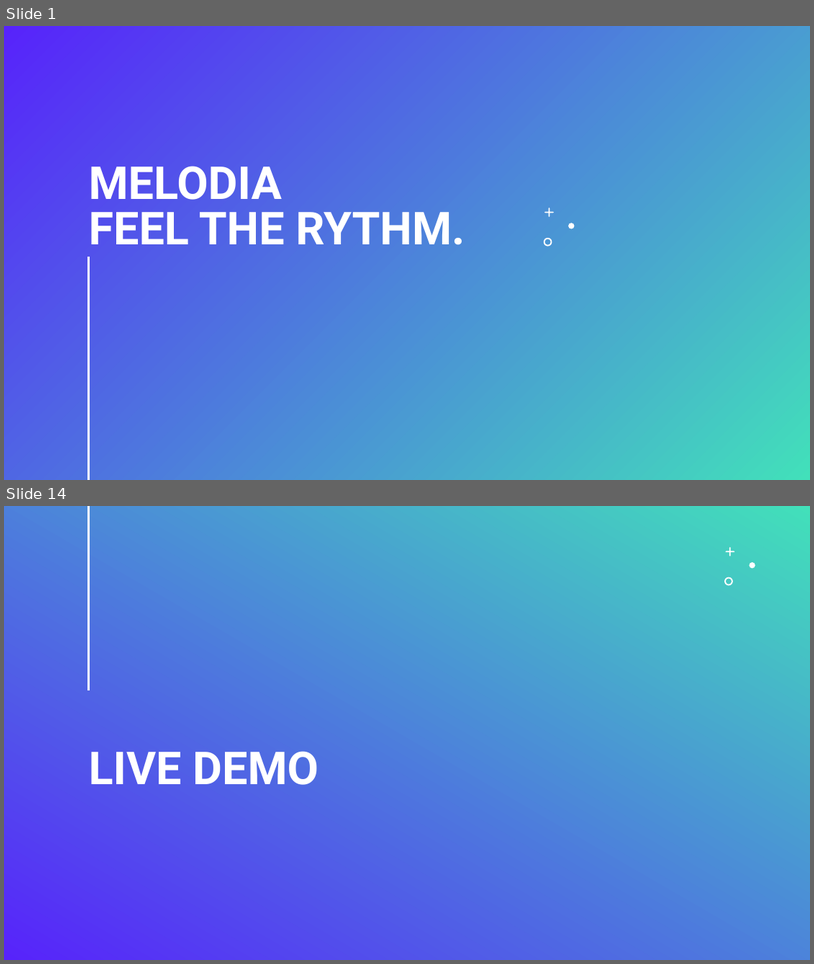
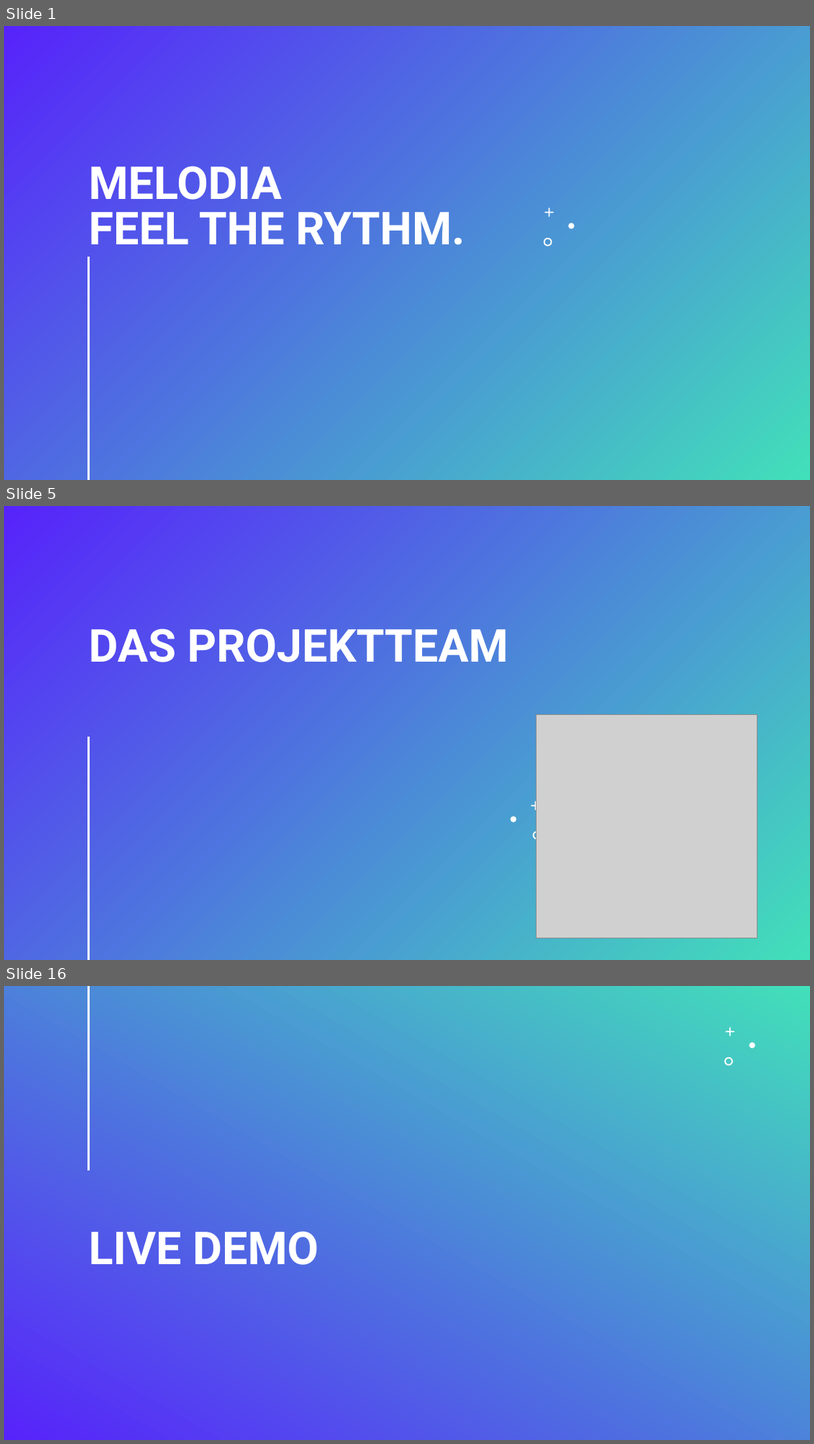
Before and after one commit to Sodentix/Melodia, a slide deck: Projektunterlagen/999_Zwischenpräsentationen/1. Zwischenpräsentation/Zwischenpräsentation Melodia am 12.11.2025.pptx. Shown one above the other, each under a label of ours: slides 1 and 14 before the commit, slides 1, 5 and 16 after it; the slides between them are not shown. The pictures are 814x964 and 814x1444 pixels, drawn with LibreOffice and Linux fonts; fonts in the diff are those of the drawing; grey boxes stand for pictures. Boxes give left, top, right and bottom in pixels: in the first picture for what was removed or moved away, otherwise in the second. Text is boxed around its words. In the diff, an @@ line names an element or a change of style, - is before the commit and + after.

```diff
--- a/Projektunterlagen/999_Zwischenpräsentationen/1. Zwischenpräsentation/Zwischenpräsentation Melodia am 12.11.2025.pptx
+++ b/Projektunterlagen/999_Zwischenpräsentationen/1. Zwischenpräsentation/Zwischenpräsentation Melodia am 12.11.2025.pptx
@@ slide 5 added at (4, 506, 810, 960), background gradient #5723FB to #42E0BA; not listed: 1 template element that a slide beside it also shows @@
@@ title added at (89, 628, 509, 662), 54 pt, text #FFFFFF, bold @@
+DAS PROJEKTTEAM
@@ picture added at (537, 715, 759, 938) @@
@@ freeform shape added at (532, 800, 540, 810), fill #FFFFFF @@
@@ freeform shape added at (511, 816, 517, 822), fill #FFFFFF @@
@@ freeform shape added at (533, 831, 542, 839), fill #FFFFFF @@
@@ what was slide 14 is now slide 16 @@
```
Also in this commit, not shown: 7 slides changed, 4 other slides added, 1 slide removed.
